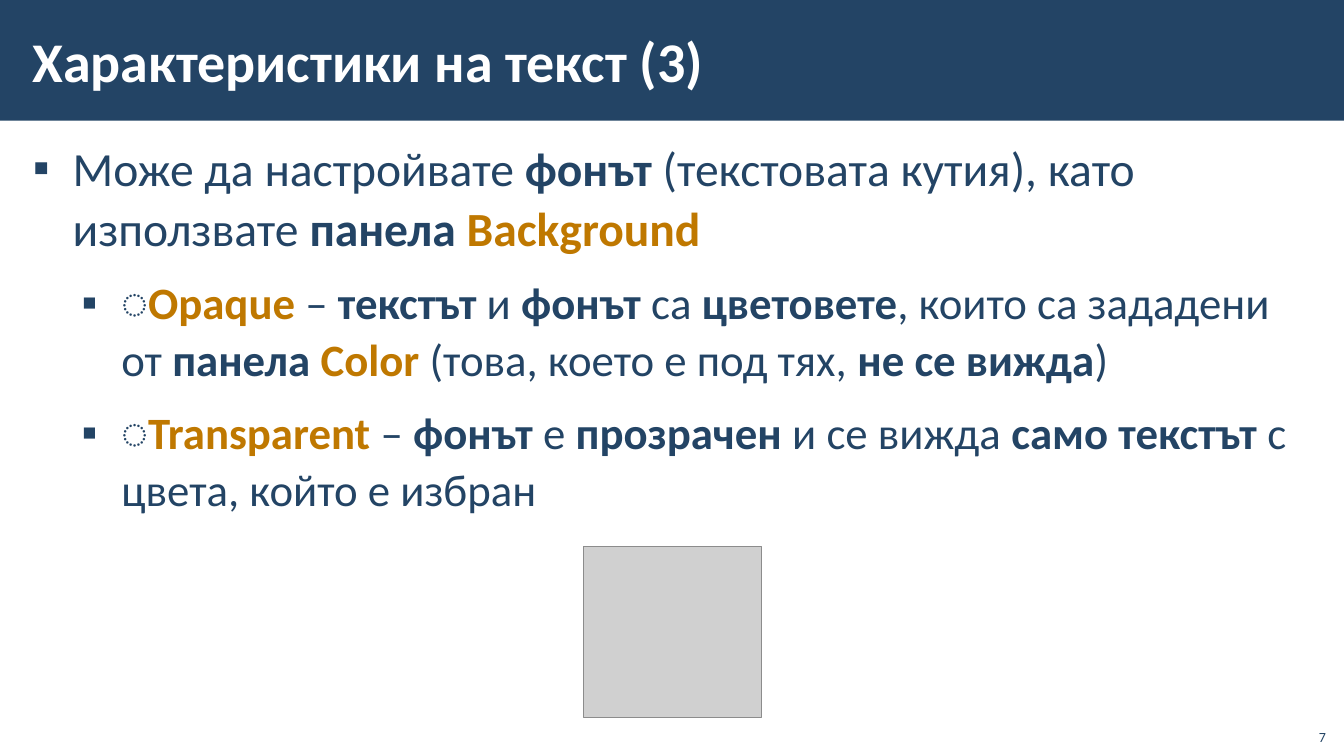
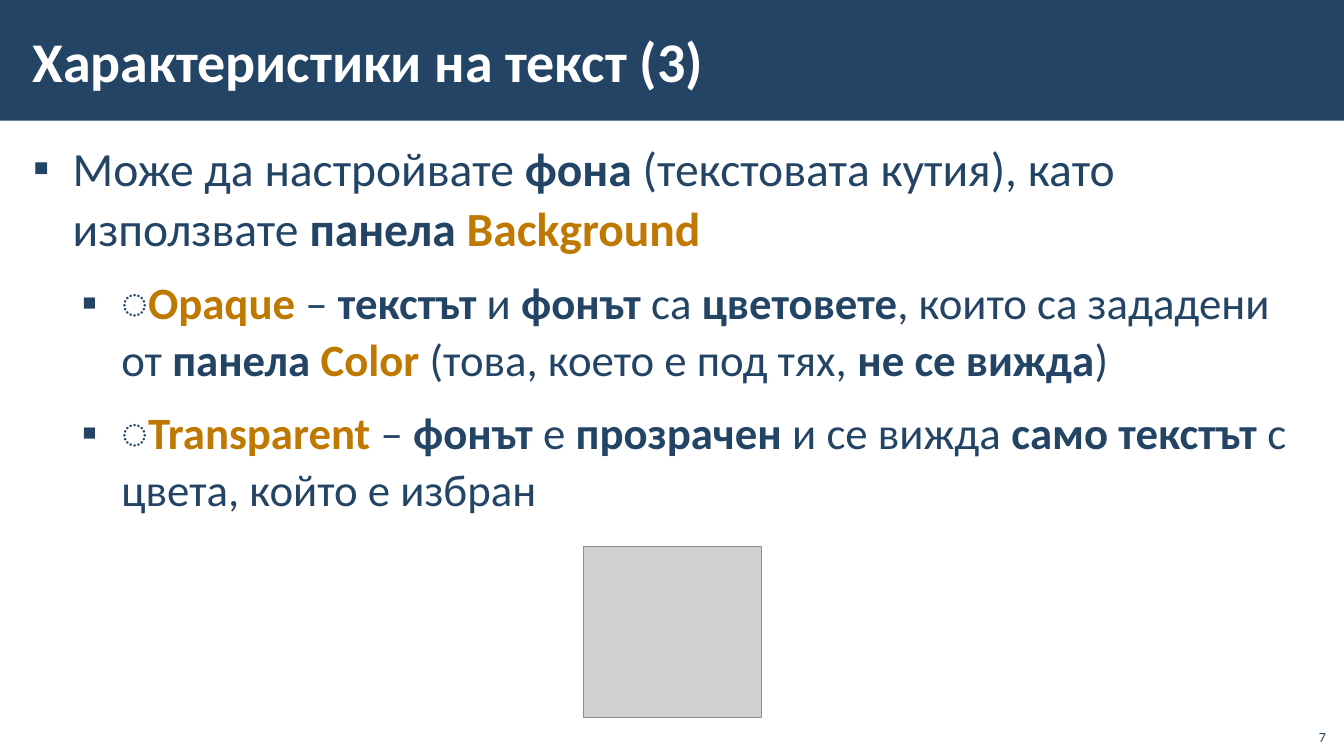
Before and after one commit to BG-IT-Edu/School-Programming, a slide deck: slide 7 of Courses/Computer-Modeling-and-IT/Computer-Modeling-and-IT-5-Class/14-Convert-and-Insert-Text-Into-a-Graphic-Image/14-Convert-and-Insert-Text-Into-a-Graphic-Image.pptx. Drawn at 1344x756 pixels with LibreOffice and Linux fonts; fonts in the diff are those of the drawing; grey boxes stand for pictures; background and template pictures are left out. Boxes give left, top, right and bottom in pixels: in the first picture for what was removed or moved away, otherwise in the second. Text is boxed around its words. In the diff, an @@ line names an element or a change of style, - is before the commit and + after.

```diff
--- a/Courses/Computer-Modeling-and-IT/Computer-Modeling-and-IT-5-Class/14-Convert-and-Insert-Text-Into-a-Graphic-Image/14-Convert-and-Insert-Text-Into-a-Graphic-Image.pptx
+++ b/Courses/Computer-Modeling-and-IT/Computer-Modeling-and-IT-5-Class/14-Convert-and-Insert-Text-Into-a-Graphic-Image/14-Convert-and-Insert-Text-Into-a-Graphic-Image.pptx
@@ text at (73,151,1115,254): text changed @@
-▪ Може да настройвате фонът (текстовата кутия), като използвате панела Background
+▪ Може да настройвате фона (текстовата кутия), като използвате панела Background
```
Also in this commit, not shown: 6 other slides changed.
